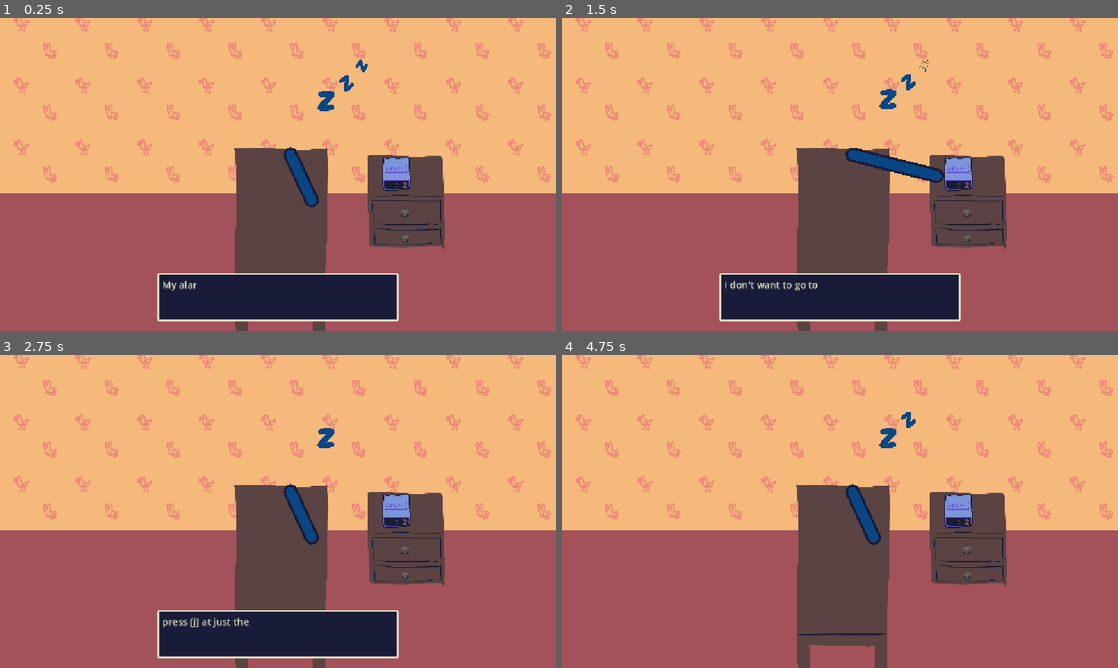
Above: before the commit, frames 1-4 (two rows, left to right).
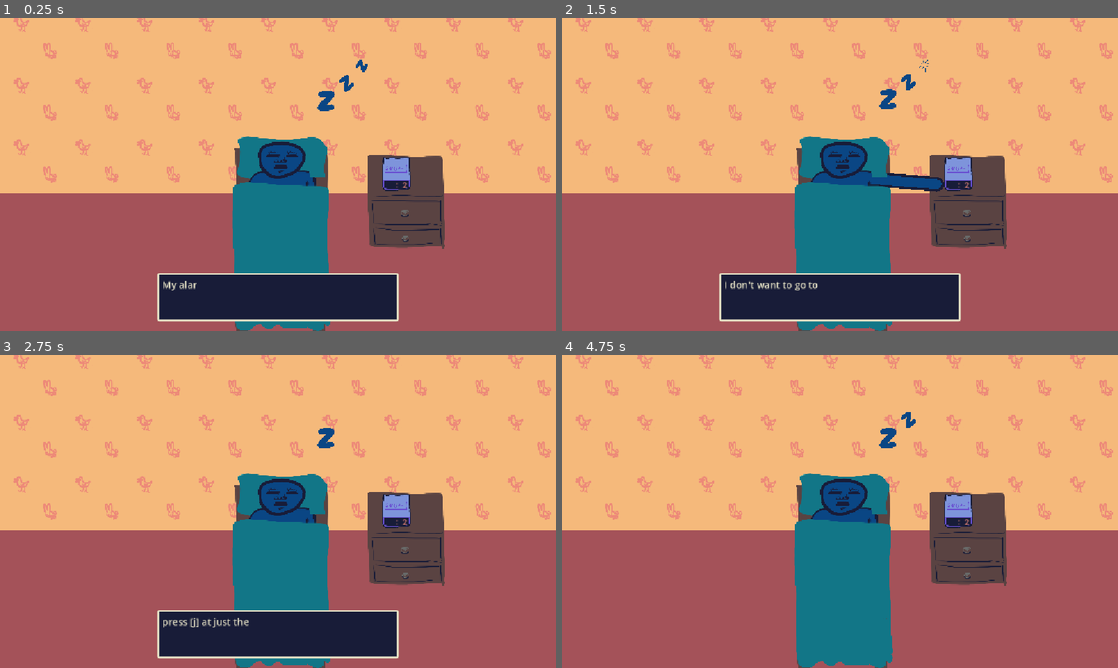
Above: after the commit, the same moments.

Repository: harperstoeckle/be_late_for_work
Game: Godot game, scene res://scenes/main.tscn
Two runs of this game, one before a commit and one after it. Both use one fixed random seed, a clock stepped at 60 frames per second and the inputs below. Sound files missing from this copy of the repository are replaced by a short silence.
Inputs:
- Up to frame 1 (0.25 s): no input
- Up to frame 2 (1.5 s): tap Enter (ui_accept) at 0.5, 0.77 s; hold Up (ui_up) 0.53-1.28 s; hold J (snooze) 0.53-1.28 s; hold Down (ui_down) from 1.28 s (still down); tap J (snooze) at 1.35 s
- Up to frame 3 (2.75 s): tap Enter (ui_accept) at 1.52, 2 s; release Down (ui_down) at 2.03 s; hold Up (ui_up) from 2.03 s (still down); hold J (snooze) from 2.03 s (still down)
- Up to frame 4 (4.75 s): release J (snooze) at 2.78 s; tap J (snooze) at 2.85, 3.5, 4.35 s; tap Enter (ui_accept) at 3.02, 3.77, 4.52 s; release Up (ui_up) at 3.53 s; hold J (snooze) 3.53-4.28 s; hold Down (ui_down) from 3.53 s (still down)

The runs differ from the first frame. In frame 1, 7.2% of the frame differs, in the area x 41-60%, y 37-100%; in frame 2, 8.2%; in frame 3, 7.2%; in frame 4, 9.9%.
Error in both runs: Modulo by zero error in operator '%'. (res://scripts/main.gd:120)

Commit message:
Add a man, a blanket, and a pillow

Diff:
--- a/scenes/main.tscn
+++ b/scenes/main.tscn
@@ -6,6 +6,7 @@
 [ext_resource type="AudioStream" uid="uid://drxytpokc1apa" path="res://audio/193676__deleted_user_2814878__gatedenied.wav" id="6_tefeu"]
 [ext_resource type="Texture2D" uid="uid://dpr8arjjs4whb" path="res://textures/wallpaper.png" id="7_o6xl0"]
 [ext_resource type="Texture2D" uid="uid://c1nm57vw33doy" path="res://textures/nightstand.png" id="8_85g3d"]
+[ext_resource type="Texture2D" uid="uid://sy86bb7id4yw" path="res://textures/bed_atlas.png" id="8_choun"]
 [ext_resource type="PackedScene" uid="uid://dlnfp1yuddaim" path="res://scenes/alarm_clock.tscn" id="9_85g3d"]
 [ext_resource type="PackedScene" uid="uid://xuxm0stxcc23" path="res://scenes/sleep_z.tscn" id="9_choun"]
 [ext_resource type="Texture2D" uid="uid://c01vnjc1o5o3o" path="res://textures/bed_base.png" id="10_choun"]
@@ -74,14 +75,11 @@
 scale = Vector2(0.4, 0.4)
 texture = ExtResource("10_choun")
 
-[node name="AlarmClock" parent="." unique_id=907858564 instance=ExtResource("9_85g3d")]
-position = Vector2(822.00006, 321)
-
 [node name="Arm" type="Node2D" parent="." unique_id=595817522]
 
 [node name="ArmBorder" type="Line2D" parent="Arm" unique_id=1857980103]
 unique_name_in_owner = true
-points = PackedVector2Array(602, 283, 646, 377)
+points = PackedVector2Array(639, 333, 646, 431)
 width = 30.0
 default_color = Color(0.09411765, 0.10980392, 0.21960784, 1)
 joint_mode = 2
@@ -91,7 +89,7 @@
 
 [node name="ArmInside" type="Line2D" parent="Arm" unique_id=922753401]
 unique_name_in_owner = true
-points = PackedVector2Array(602, 283, 646, 378)
+points = PackedVector2Array(639, 333, 646, 431)
 width = 20.0
 default_color = Color(0.039215688, 0.27450982, 0.5176471, 1)
 begin_cap_mode = 2
@@ -100,7 +98,38 @@
 
 [node name="DefaultHandRef" type="Node2D" parent="Arm" unique_id=1579630850]
 unique_name_in_owner = true
-position = Vector2(646, 378)
+position = Vector2(646, 431)
+
+[node name="Pillow" type="Sprite2D" parent="Arm" unique_id=1439609251]
+position = Vector2(586, 290)
+scale = Vector2(0.4, 0.4)
+texture = ExtResource("8_choun")
+region_enabled = true
+region_rect = Rect2(938.4065, 14.131348, 507.85498, 256.7806)
+
+[node name="ManBody" type="Sprite2D" parent="." unique_id=1379461522]
+position = Vector2(579, 426)
+scale = Vector2(0.4, 0.4)
+texture = ExtResource("8_choun")
+region_enabled = true
+region_rect = Rect2(536.9977, 351.00787, 365.1991, 593.44855)
+
+[node name="ManHead" type="Sprite2D" parent="." unique_id=1457685622]
+position = Vector2(580, 294)
+scale = Vector2(0.4, 0.4)
+texture = ExtResource("8_choun")
+region_enabled = true
+region_rect = Rect2(536.9977, 19.837585, 365.1991, 225.39633)
+
+[node name="Blanket" type="Sprite2D" parent="." unique_id=151534378]
+position = Vector2(584, 496)
+scale = Vector2(0.4, 0.4)
+texture = ExtResource("8_choun")
+region_enabled = true
+region_rect = Rect2(1477.6458, 219.55585, 562.0642, 798.873)
+
+[node name="AlarmClock" parent="." unique_id=907858564 instance=ExtResource("9_85g3d")]
+position = Vector2(822.00006, 321)
 
 [node name="SleepZsRoot" type="Node2D" parent="." unique_id=366196461]
 
@@ -159,6 +188,10 @@
 anchors_preset = 15
 anchor_right = 1.0
 anchor_bottom = 1.0
+offset_left = -2.0
+offset_top = 30.0
+offset_right = -2.0
+offset_bottom = 30.0
 grow_horizontal = 2
 grow_vertical = 2
 mouse_filter = 2
Binary file added: textures/bed_atlas.png
Not shown, added: textures/bed_atlas.png.import
Not shown, added: textures/bed_atlas.kra
